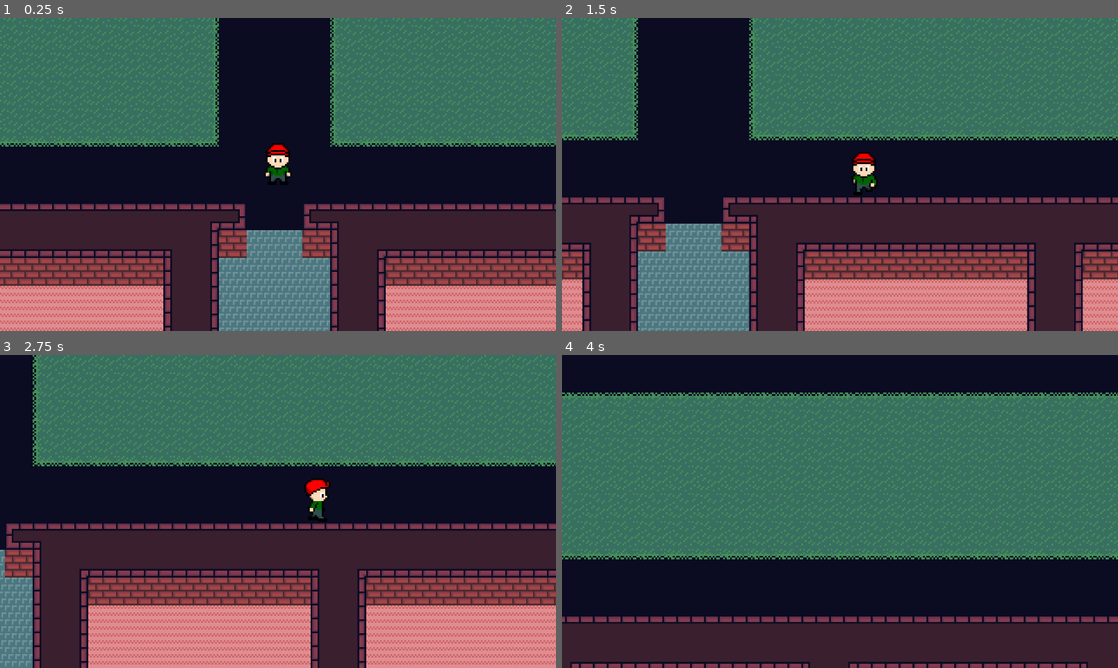
Above: before the commit, frames 1-4 (two rows, left to right).
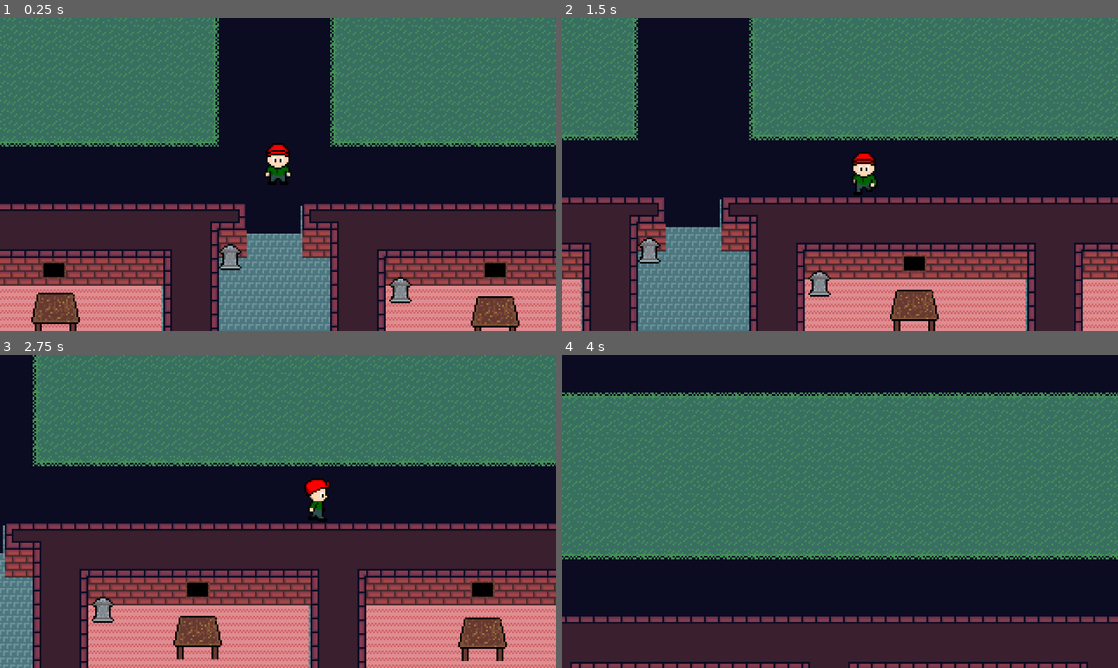
Above: after the commit, the same moments.

Repository: DankNSteinz/GWJam82
Game: Godot game, scene res://world/world.tscn
The game is run twice, just before and just after one commit, with the same random seed, the same clock (stepped at 60 frames per second) and the same inputs.
Inputs:
- Up to frame 1 (0.25 s): no input
- Up to frame 2 (1.5 s): tap Enter at 0.5 s; hold D (move_right) 0.53-1.28 s; hold Shift (sprint) 0.53-1.28 s; hold S (move_down) from 1.28 s (still down); tap Shift (sprint) at 1.35 s
- Up to frame 3 (2.75 s): release S (move_down) at 2.03 s; hold D (move_right) from 2.03 s (still down); hold Shift (sprint) from 2.03 s (still down)
- Up to frame 4 (4 s): release D (move_right) at 2.78 s; release Shift (sprint) at 2.78 s; hold W (move_up) 2.78-3.53 s; tap Shift (sprint) at 2.85 s; hold A (move_left) from 3.53 s (still down); hold Shift (sprint) from 3.53 s (still down)

The runs differ from the first frame. In frame 1, 6.5% of the frame differs, in the area x 0-100%, y 60-100%; in frame 2, 6.5%; in frame 3, 8.3%, in the area x 0-100%, y 54-100%; in frame 4, nothing differs.

Commit message:
added static object

Diff:
--- /dev/null
+++ b/gwjam82/objects/bin.tscn
@@ -0,0 +1,17 @@
+[gd_scene load_steps=3 format=3 uid="uid://bi8vvduy1bdau"]
+
+[ext_resource type="Texture2D" uid="uid://octdbss1gw3k" path="res://objects/bin.png" id="1_ahfvg"]
+
+[sub_resource type="CapsuleShape2D" id="CapsuleShape2D_jkxu4"]
+radius = 6.0
+height = 12.0
+
+[node name="bin" type="StaticBody2D"]
+
+[node name="CollisionShape2D" type="CollisionShape2D" parent="."]
+position = Vector2(0, -1)
+shape = SubResource("CapsuleShape2D_jkxu4")
+
+[node name="Sprite2D" type="Sprite2D" parent="."]
+position = Vector2(1, -6)
+texture = ExtResource("1_ahfvg")
--- /dev/null
+++ b/gwjam82/objects/chalk_board.tscn
@@ -0,0 +1,14 @@
+[gd_scene load_steps=3 format=3 uid="uid://cr8ghm0jrganx"]
+
+[ext_resource type="Texture2D" uid="uid://7phux3cfyo8j" path="res://objects/chalk_board.png" id="1_eg77f"]
+
+[sub_resource type="RectangleShape2D" id="RectangleShape2D_mywo8"]
+size = Vector2(14, 10)
+
+[node name="chalk_board" type="StaticBody2D"]
+
+[node name="CollisionShape2D" type="CollisionShape2D" parent="."]
+shape = SubResource("RectangleShape2D_mywo8")
+
+[node name="Sprite2D" type="Sprite2D" parent="."]
+texture = ExtResource("1_eg77f")
--- /dev/null
+++ b/gwjam82/objects/desk.tscn
@@ -0,0 +1,16 @@
+[gd_scene load_steps=3 format=3 uid="uid://dnuy2k6u54ugt"]
+
+[ext_resource type="Texture2D" uid="uid://cujp57bshpr8y" path="res://objects/desk.png" id="1_cu8i2"]
+
+[sub_resource type="RectangleShape2D" id="RectangleShape2D_p2dte"]
+size = Vector2(23.5, 7)
+
+[node name="desk" type="StaticBody2D"]
+
+[node name="CollisionShape2D" type="CollisionShape2D" parent="."]
+position = Vector2(16.25, 5.5)
+shape = SubResource("RectangleShape2D_p2dte")
+
+[node name="Sprite2D" type="Sprite2D" parent="."]
+position = Vector2(17, 0)
+texture = ExtResource("1_cu8i2")
--- /dev/null
+++ b/gwjam82/objects/lockers.tscn
@@ -0,0 +1,15 @@
+[gd_scene load_steps=3 format=3 uid="uid://be4o73yhy11cl"]
+
+[ext_resource type="Texture2D" uid="uid://dj7b5f6xhukrx" path="res://objects/lockers.png" id="1_smkpu"]
+
+[sub_resource type="RectangleShape2D" id="RectangleShape2D_u41r1"]
+size = Vector2(20, 11)
+
+[node name="lockers" type="StaticBody2D"]
+
+[node name="CollisionShape2D" type="CollisionShape2D" parent="."]
+position = Vector2(0, 11.5)
+shape = SubResource("RectangleShape2D_u41r1")
+
+[node name="Sprite2D" type="Sprite2D" parent="."]
+texture = ExtResource("1_smkpu")
--- /dev/null
+++ b/gwjam82/objects/student_desk.tscn
@@ -0,0 +1,15 @@
+[gd_scene load_steps=3 format=3 uid="uid://bsnsqiadsnhqg"]
+
+[ext_resource type="Texture2D" uid="uid://cqcs4rqrxbj4i" path="res://objects/student_desk.png" id="1_vy2on"]
+
+[sub_resource type="RectangleShape2D" id="RectangleShape2D_femvk"]
+size = Vector2(26, 20)
+
+[node name="student_desk" type="StaticBody2D"]
+
+[node name="CollisionShape2D" type="CollisionShape2D" parent="."]
+position = Vector2(0, 7)
+shape = SubResource("RectangleShape2D_femvk")
+
+[node name="Sprite2D" type="Sprite2D" parent="."]
+texture = ExtResource("1_vy2on")
--- a/gwjam82/world/world.tscn
+++ b/gwjam82/world/world.tscn
@@ -1,10 +1,15 @@
-[gd_scene load_steps=12 format=4 uid="uid://b7qq7n40wg2xv"]
+[gd_scene load_steps=17 format=4 uid="uid://b7qq7n40wg2xv"]
 
 [ext_resource type="PackedScene" uid="uid://c5l6c4y8v0t2h" path="res://player/player.tscn" id="1_6xmxd"]
 [ext_resource type="Texture2D" uid="uid://rsph186rbqq6" path="res://world/floor_tiles.png" id="1_tcf2h"]
 [ext_resource type="Texture2D" uid="uid://csmpbq6cvwh4n" path="res://world/grass_tiles.png" id="2_4717r"]
 [ext_resource type="Texture2D" uid="uid://bpe78w4h5fwcq" path="res://world/brick_wall.png" id="3_mmdvd"]
 [ext_resource type="Texture2D" uid="uid://bk7rx0ih6fk18" path="res://world/wall_tiles.png" id="4_fn3g3"]
+[ext_resource type="PackedScene" uid="uid://be4o73yhy11cl" path="res://objects/lockers.tscn" id="6_fn3g3"]
+[ext_resource type="PackedScene" uid="uid://bi8vvduy1bdau" path="res://objects/bin.tscn" id="7_sc4t8"]
+[ext_resource type="PackedScene" uid="uid://cr8ghm0jrganx" path="res://objects/chalk_board.tscn" id="8_4papg"]
+[ext_resource type="PackedScene" uid="uid://dnuy2k6u54ugt" path="res://objects/desk.tscn" id="9_fyhu2"]
+[ext_resource type="PackedScene" uid="uid://bsnsqiadsnhqg" path="res://objects/student_desk.tscn" id="10_fyhu2"]
 
 [sub_resource type="TileSetAtlasSource" id="TileSetAtlasSource_4717r"]
 texture = ExtResource("1_tcf2h")
@@ -748,6 +753,7 @@
 [node name="world" type="Node2D"]
 
 [node name="floors" type="TileMapLayer" parent="."]
+position = Vector2(-1, 2)
 tile_map_data = PackedByteArray("AADt//v/AAADAAAAAADt//z/AAADAAAAAADt//3/AAADAAAAAADt//7/AAADAAAAAADt////AAADAAAAAADt/w …(61488 unchanged characters)…
 tile_set = SubResource("TileSet_h5o24")
 
@@ -761,3 +767,129 @@
 
 [node name="player" parent="." instance=ExtResource("1_6xmxd")]
 position = Vector2(114, 64)
+
+[node name="lockers" type="Node2D" parent="."]
+
+[node name="locker" parent="lockers" instance=ExtResource("6_fn3g3")]
+position = Vector2(-232, 296)
+
+[node name="lockers2" parent="lockers" instance=ExtResource("6_fn3g3")]
+position = Vector2(-202, 296)
+
+[node name="lockers" parent="lockers" instance=ExtResource("6_fn3g3")]
+position = Vector2(-217, 296)
+
+[node name="lockers3" parent="lockers" instance=ExtResource("6_fn3g3")]
+position = Vector2(-87, 296)
+
+[node name="lockers4" parent="lockers" instance=ExtResource("6_fn3g3")]
+position = Vector2(-102, 296)
+
+[node name="lockers5" parent="lockers" instance=ExtResource("6_fn3g3")]
+position = Vector2(-117, 296)
+
+[node name="lockers6" parent="lockers" instance=ExtResource("6_fn3g3")]
+position = Vector2(-132, 296)
+
+[node name="lockers7" parent="lockers" instance=ExtResource("6_fn3g3")]
+position = Vector2(-147, 296)
+
+[node name="lockers8" parent="lockers" instance=ExtResource("6_fn3g3")]
+position = Vector2(313, 297)
+
+[node name="lockers9" parent="lockers" instance=ExtResource("6_fn3g3")]
+position = Vector2(298, 297)
+
+[node name="lockers10" parent="lockers" instance=ExtResource("6_fn3g3")]
+position = Vector2(283, 297)
+
+[node name="lockers11" parent="lockers" instance=ExtResource("6_fn3g3")]
+position = Vector2(268, 297)
+
+[node name="lockers12" parent="lockers" instance=ExtResource("6_fn3g3")]
+position = Vector2(-42, 296)
+
+[node name="lockers13" parent="lockers" instance=ExtResource("6_fn3g3")]
+position = Vector2(-57, 296)
+
+[node name="lockers14" parent="lockers" instance=ExtResource("6_fn3g3")]
+position = Vector2(-72, 296)
+
+[node name="lockers15" parent="lockers" instance=ExtResource("6_fn3g3")]
+position = Vector2(328, 297)
+
+[node name="bins" type="Node2D" parent="."]
+position = Vector2(-27, 36)
+
+[node name="bin" parent="bins" instance=ExtResource("7_sc4t8")]
+position = Vector2(113, 81)
+
+[node name="bin2" parent="bins" instance=ExtResource("7_sc4t8")]
+position = Vector2(-206, 309)
+
+[node name="bin3" parent="bins" instance=ExtResource("7_sc4t8")]
+position = Vector2(182, 272)
+
+[node name="bin4" parent="bins" instance=ExtResource("7_sc4t8")]
+position = Vector2(97, 275)
+
+[node name="bin5" parent="bins" instance=ExtResource("7_sc4t8")]
+position = Vector2(-45, 214)
+
+[node name="bin6" parent="bins" instance=ExtResource("7_sc4t8")]
+position = Vector2(-94, 98)
+
+[node name="bin7" parent="bins" instance=ExtResource("7_sc4t8")]
+position = Vector2(211, 100)
+
+[node name="bin8" parent="bins" instance=ExtResource("7_sc4t8")]
+position = Vector2(482, 99)
+
+[node name="chalk_board" type="Node2D" parent="."]
+
+[node name="chalk_board" parent="chalk_board" instance=ExtResource("8_4papg")]
+position = Vector2(403, 119)
+
+[node name="chalk_board2" parent="chalk_board" instance=ExtResource("8_4papg")]
+position = Vector2(239, 119)
+
+[node name="chalk_board3" parent="chalk_board" instance=ExtResource("8_4papg")]
+position = Vector2(-15, 119)
+
+[node name="chalk_board4" parent="chalk_board" instance=ExtResource("8_4papg")]
+position = Vector2(-176, 119)
+
+[node name="student_desk2" type="Node2D" parent="."]
+position = Vector2(1, -1)
+
+[node name="desk" parent="student_desk2" instance=ExtResource("9_fyhu2")]
+position = Vector2(-195, 181)
+
+[node name="desk2" parent="student_desk2" instance=ExtResource("9_fyhu2")]
+position = Vector2(-228, 180)
+
+[node name="desk3" parent="student_desk2" instance=ExtResource("9_fyhu2")]
+position = Vector2(-163, 181)
+
+[node name="desk4" parent="student_desk2" instance=ExtResource("9_fyhu2")]
+position = Vector2(-164, 209)
+
+[node name="student_desk" type="Node2D" parent="."]
+
+[node name="student_desk" parent="student_desk" instance=ExtResource("10_fyhu2")]
+position = Vector2(242, 594)
+
+[node name="student_desk2" parent="student_desk" instance=ExtResource("10_fyhu2")]
+position = Vector2(400, 594)
+
+[node name="student_desk3" parent="student_desk" instance=ExtResource("10_fyhu2")]
+position = Vector2(239, 145)
+
+[node name="student_desk4" parent="student_desk" instance=ExtResource("10_fyhu2")]
+position = Vector2(-14, 143)
+
+[node name="student_desk5" parent="student_desk" instance=ExtResource("10_fyhu2")]
+position = Vector2(-175, 144)
+
+[node name="student_desk6" parent="student_desk" instance=ExtResource("10_fyhu2")]
+position = Vector2(403, 146)
Binary file added: gwjam82/objects/bin.aseprite
Binary file added: gwjam82/objects/bin.png
Not shown, added: gwjam82/objects/bin.png.import
Binary file added: gwjam82/objects/chalk_board.png
Not shown, added: gwjam82/objects/chalk_board.png.import
Binary file added: gwjam82/objects/desk.aseprite
Binary file added: gwjam82/objects/desk.png
Not shown, added: gwjam82/objects/desk.png.import
Binary file added: gwjam82/objects/lockers.png
Not shown, added: gwjam82/objects/lockers.png.import
Binary file added: gwjam82/objects/student_desk.aseprite
Binary file added: gwjam82/objects/student_desk.png
(and 18 more such lines)
